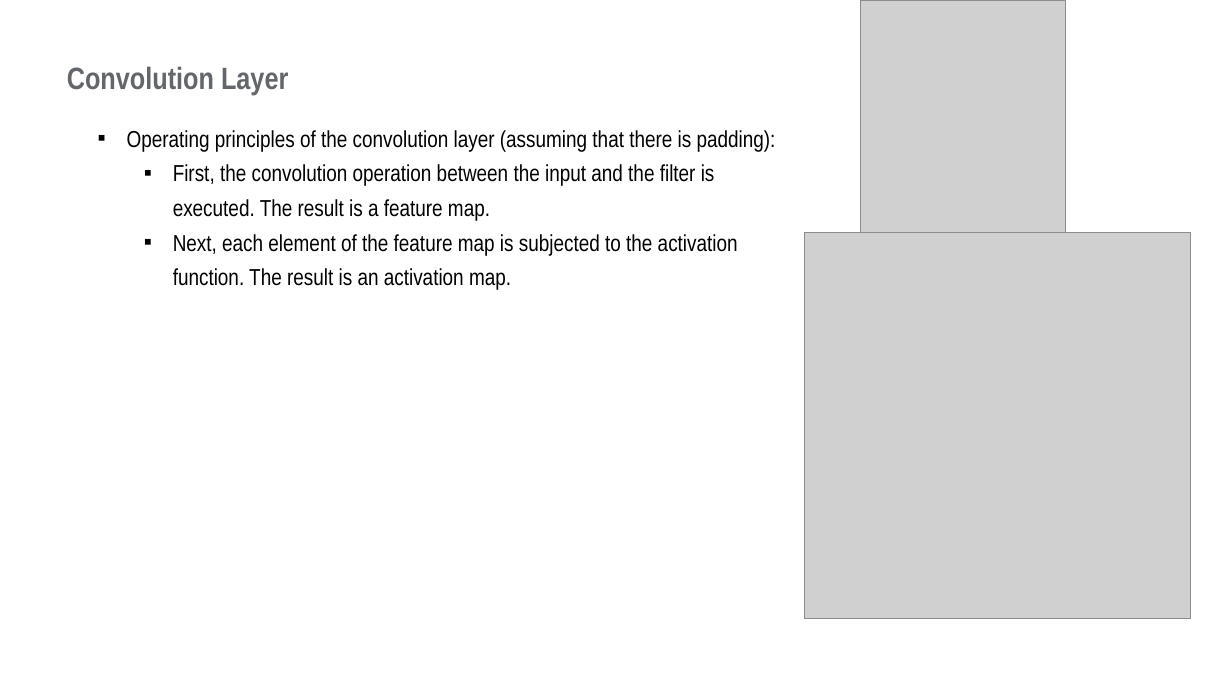
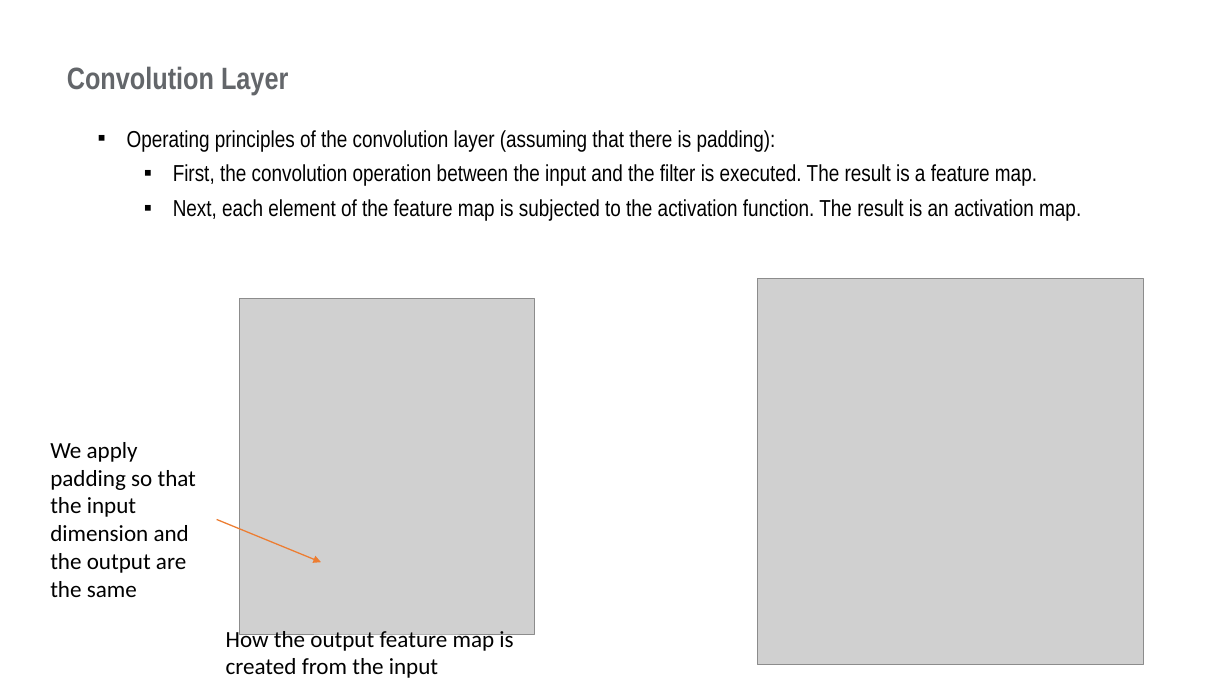
Before and after one commit to vohuynhquangnguyen/portfolio.codes-and-bytes, a slide deck: slide 4 of drafts/memristors/memristor.pptx (slide 14 before the commit). Drawn at 1232x693 pixels with LibreOffice and Linux fonts; fonts in the diff are those of the drawing; grey boxes stand for pictures; background and template pictures are left out. Boxes give left, top, right and bottom in pixels: in the first picture for what was removed or moved away, otherwise in the second. Text is boxed around its words. In the diff, an @@ line names an element or a change of style, - is before the commit and + after.

```diff
--- a/drafts/memristors/memristor.pptx
+++ b/drafts/memristors/memristor.pptx
@@ text "Operating principles of the convolution ..." rewrapped from box(127, 130, 776, 290) to box(127, 130, 1081, 221) @@
@@ picture: place and size @@
-picture at box(861, 1, 1066, 233)
+picture at box(239, 299, 534, 634)
@@ picture: place and size @@
-picture at box(805, 233, 1191, 619)
+picture at box(758, 279, 1144, 665)
@@ text added at box(50, 442, 196, 597), 18 pt, text #000000 @@
+We apply padding so that the input dimension and the output are the same
@@ arrow added from (216, 519) to (321, 562), #ED7D31 1 pt @@
@@ text added at box(226, 627, 513, 678), 18 pt, text #000000 @@
+How the output feature map is created from the input
```
Also in this commit, not shown: 6 other slides changed, 8 slides added, 1 slide removed, 1 other file.
